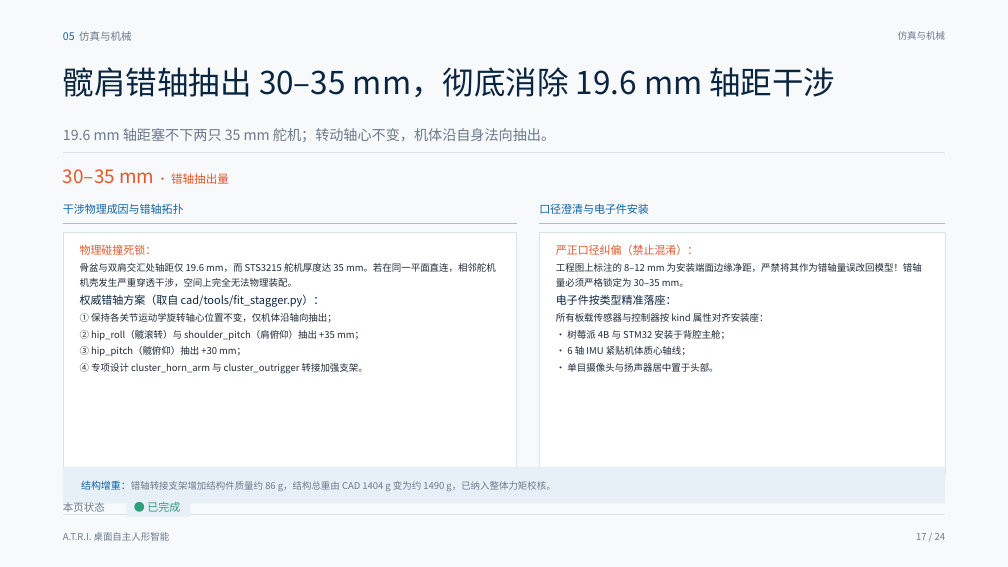
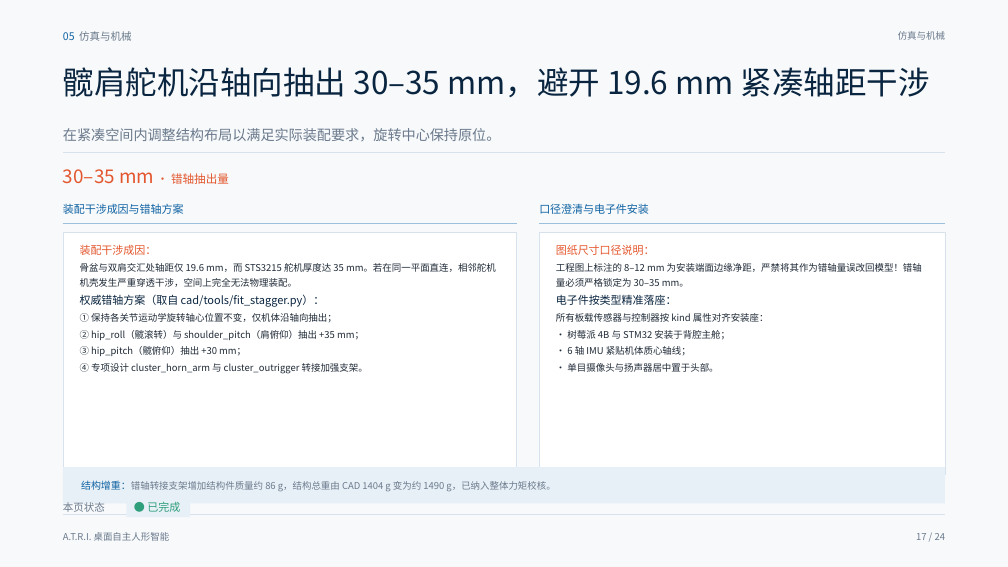
Before and after one commit to HPIline/ATRI, a slide deck: slide 17 of ppt/ATRI-答辩PPT-v4.pptx. Drawn at 1008x567 pixels with LibreOffice and Linux fonts; fonts in the diff are those of the drawing. Boxes give left, top, right and bottom in pixels: in the first picture for what was removed or moved away, otherwise in the second. Text is boxed around its words. In the diff, an @@ line names an element or a change of style, - is before the commit and + after.

```diff
--- a/ppt/ATRI-答辩PPT-v4.pptx
+++ b/ppt/ATRI-答辩PPT-v4.pptx
@@ text at bbox=[63, 67, 930, 97]: text changed @@
-髋肩错轴抽出 30–35 mm，彻底消除 19.6 mm 轴距干涉
+髋肩舵机沿轴向抽出 30–35 mm，避开 19.6 mm 紧凑轴距干涉
@@ text at bbox=[63, 128, 501, 141]: text changed @@
-19.6 mm 轴距塞不下两只 35 mm 舵机；转动轴心不变，机体沿自身法向抽出。
+在紧凑空间内调整结构布局以满足实际装配要求，旋转中心保持原位。
@@ text at bbox=[63, 204, 184, 214]: text changed @@
-干涉物理成因与错轴拓扑
+装配干涉成因与错轴方案
@@ text at bbox=[80, 244, 157, 255]: text changed @@
-物理碰撞死锁：
+装配干涉成因：
@@ text at bbox=[556, 245, 655, 255]: text changed @@
-严正口径纠偏（禁止混淆）：
+图纸尺寸口径说明：
```
Also in this commit, not shown: 23 other slides changed, 1 other file.
